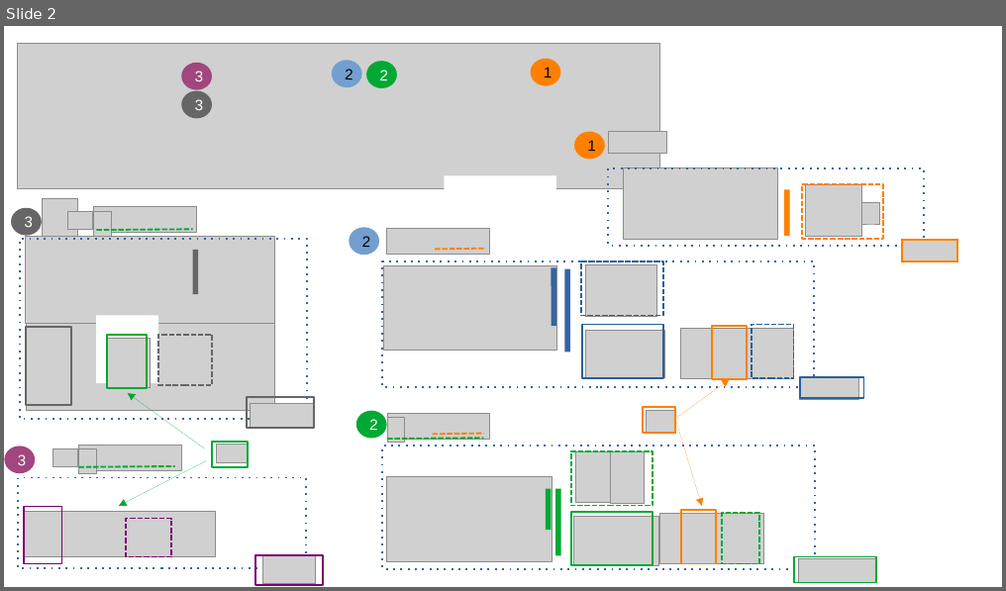
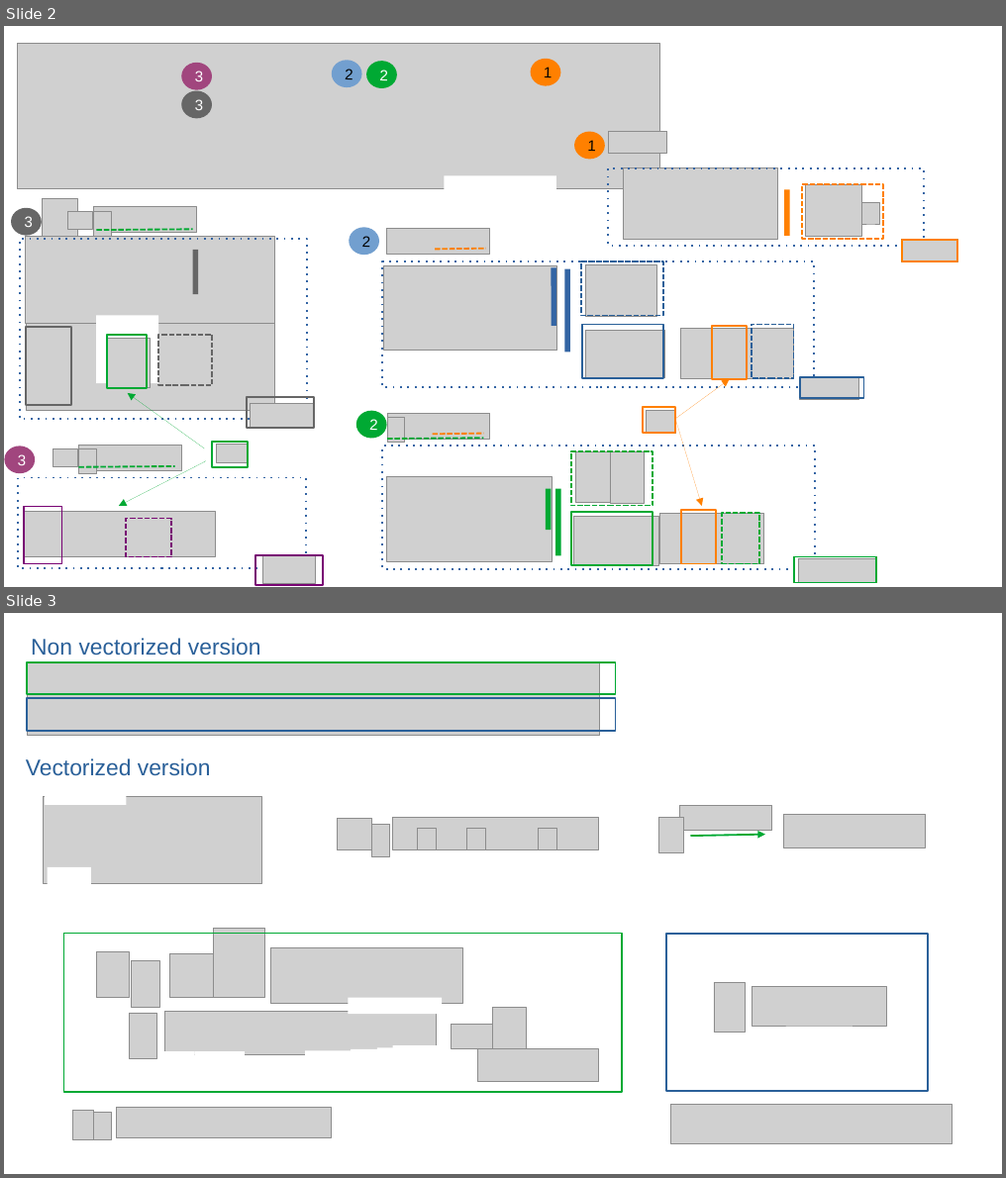
Before and after one commit to mauvaisetroupe/deep-learning-specialization-coursera, a slide deck: c1-neural-networks-and-deep-learning/week2/reorganized-demo.odp. Shown one above the other, each under a label of ours: slide 2 before the commit, slides 2 and 3 after it. The pictures are 1006x591 and 1006x1178 pixels, drawn with LibreOffice and Linux fonts; fonts in the diff are those of the drawing; grey boxes stand for pictures; background and template pictures are left out. Boxes give left, top, right and bottom in pixels: in the first picture for what was removed or moved away, otherwise in the second. Text is boxed around its words. In the diff, an @@ line names an element or a change of style, - is before the commit and + after.

```diff
--- a/c1-neural-networks-and-deep-learning/week2/reorganized-demo.odp
+++ b/c1-neural-networks-and-deep-learning/week2/reorganized-demo.odp
@@ slide 3 added at [4, 613, 1002, 1174], background #FFFFFF @@
@@ text added at [31, 638, 261, 656], 18 pt, text #2A6099 @@
+Non vectorized version
@@ picture added at [27, 662, 600, 735] @@
@@ rectangle added at [27, 662, 615, 693], outline #00A933 1.45 pt @@
@@ rectangle added at [27, 698, 615, 730], outline #2A6099 1.45 pt @@
@@ text added at [26, 759, 211, 776], 18 pt, text #2A6099 @@
+Vectorized version
@@ picture added at [44, 797, 262, 883] @@
@@ rectangle added at [45, 793, 126, 805], fill #FFFFFF @@
@@ picture added at [338, 819, 372, 852] @@
@@ picture added at [658, 818, 684, 853] @@
@@ picture added at [680, 805, 772, 831] @@
@@ picture added at [784, 814, 926, 849] @@
@@ picture added at [371, 824, 390, 858] @@
@@ group added at [392, 818, 598, 851]: 4 pictures @@
@@ arrow added from (690, 836) to (765, 835), #00A933 1.45 pt @@
@@ rectangle added at [48, 867, 91, 885], fill #FFFFFF @@
@@ rectangle added at [63, 934, 623, 1093], outline #00A933 1.45 pt @@
@@ picture added at [214, 928, 264, 997] @@
@@ rectangle added at [667, 935, 929, 1092], outline #2A6099 1.45 pt @@
@@ picture added at [96, 952, 129, 998] @@
@@ picture added at [132, 960, 159, 1007] @@
@@ picture added at [169, 954, 222, 997] @@
@@ picture added at [270, 948, 463, 1004] @@
@@ picture added at [714, 982, 745, 1033] @@
@@ picture added at [752, 987, 887, 1026] @@
@@ picture added at [129, 1013, 157, 1059] @@
@@ picture added at [451, 1024, 493, 1049] @@
@@ picture added at [492, 1008, 527, 1049] @@
@@ group added at [164, 998, 443, 1061]: 7 rectangles, 1 picture @@
@@ picture added at [477, 1050, 599, 1083] @@
@@ picture added at [73, 1110, 94, 1140] @@
@@ picture added at [94, 1113, 111, 1141] @@
@@ picture added at [116, 1107, 331, 1139] @@
@@ picture added at [671, 1105, 952, 1145] @@
```
Also in this commit, not shown: 4 other files.
